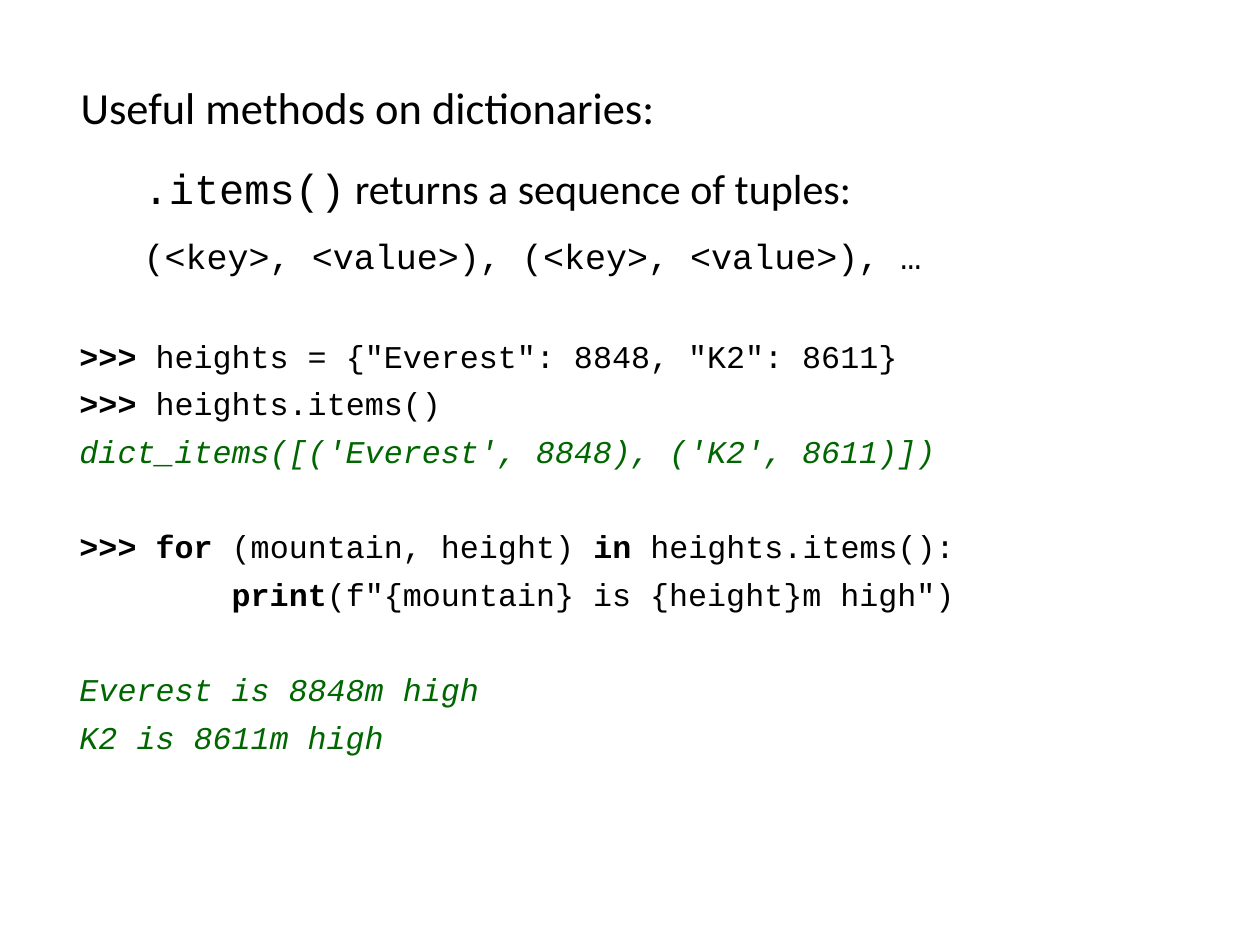
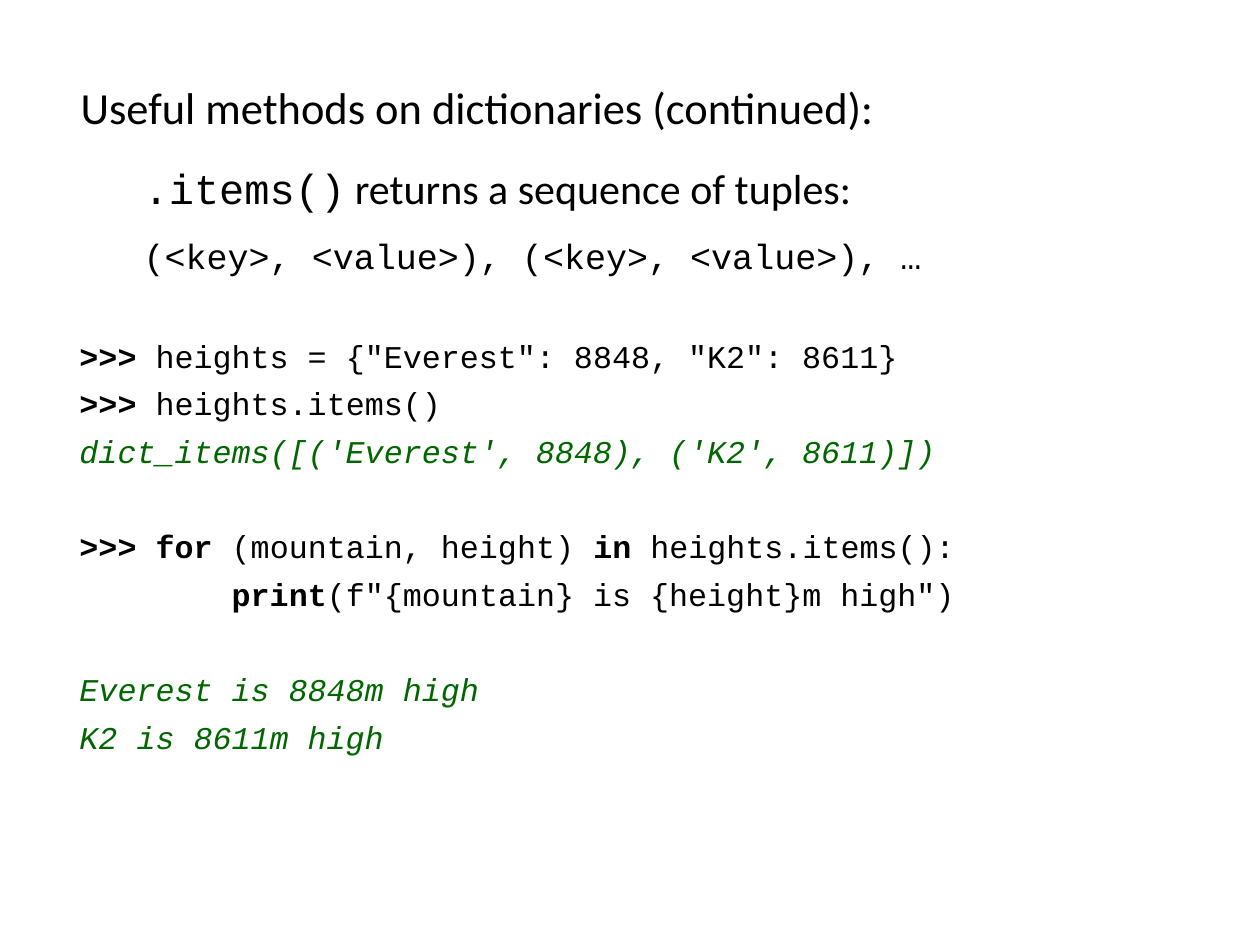
Before and after one commit to ncasuk/ncas-isc, a slide deck: slide 19 of python/presentations/learning_python/11_ceda-sets__dicts.pptx (slide 40 before the commit). Drawn at 1260x945 pixels with LibreOffice and Linux fonts; fonts in the diff are those of the drawing; background and template pictures are left out. Boxes give left, top, right and bottom in pixels: in the first picture for what was removed or moved away, otherwise in the second. Text is boxed around its words. In the diff, an @@ line names an element or a change of style, - is before the commit and + after.

```diff
--- a/python/presentations/learning_python/11_ceda-sets__dicts.pptx
+++ b/python/presentations/learning_python/11_ceda-sets__dicts.pptx
@@ text at (81, 91, 873, 130): text changed @@
-Useful methods on dictionaries:
+Useful methods on dictionaries (continued):
```
Also in this commit, not shown: 6 other slides changed, 21 slides removed, 1 other file.
